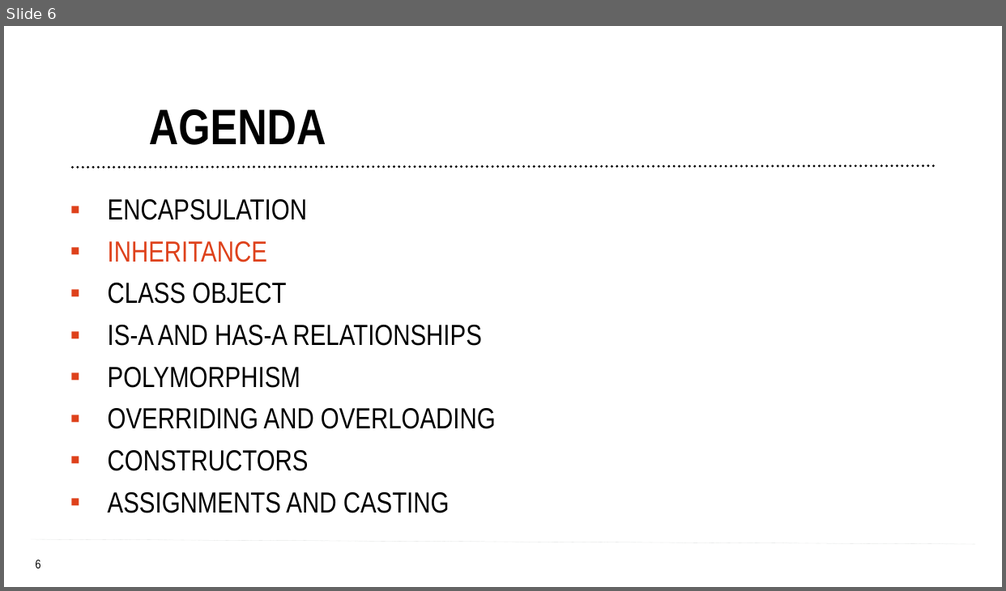
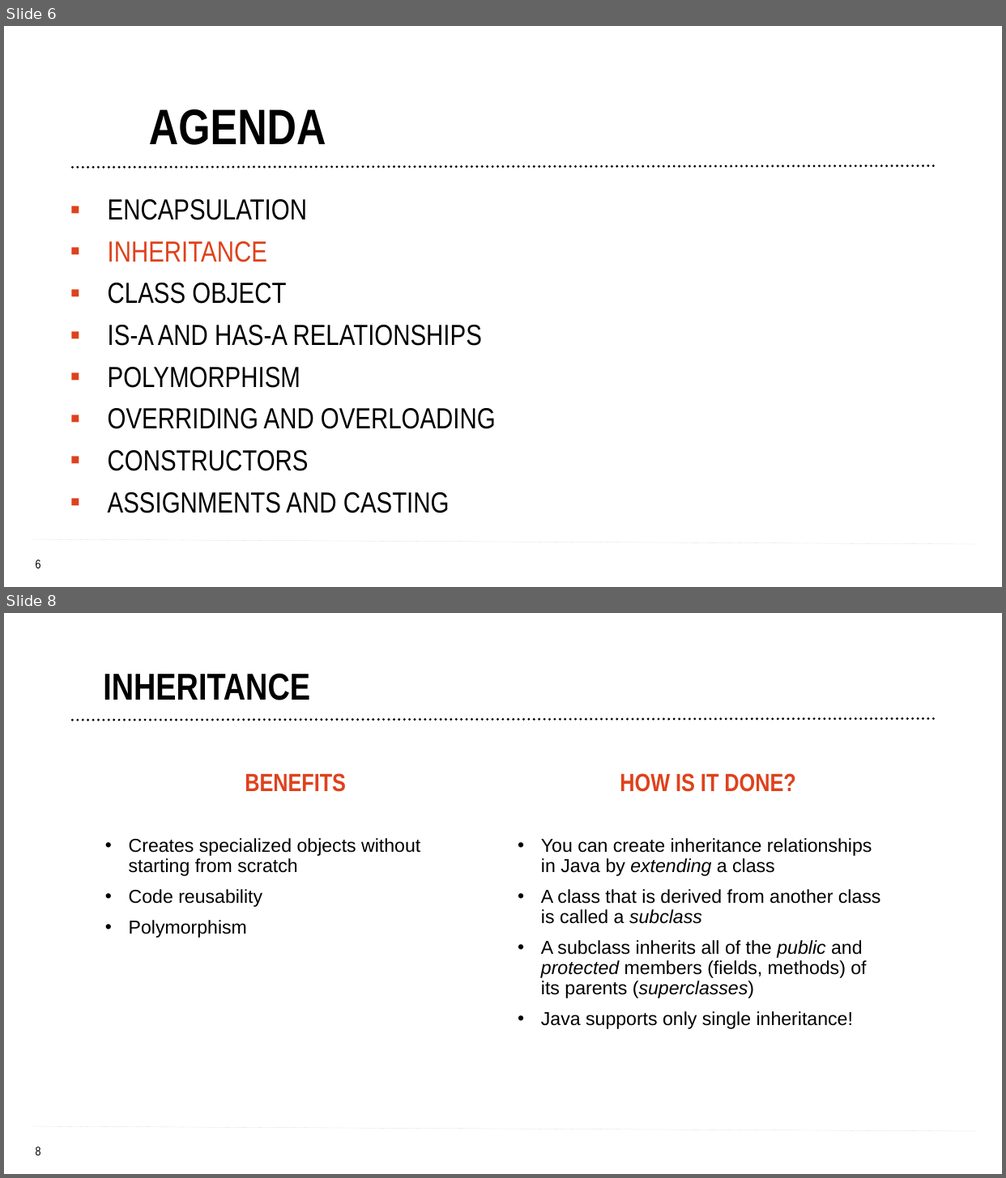
Before and after one commit to tamaradobrin/OOP2, a slide deck: OOP PART 2.pptx. Shown one above the other, each under a label of ours: slide 6 before the commit, slides 6 and 8 after it; the slides between them are not shown. The pictures are 1006x591 and 1006x1178 pixels, drawn with LibreOffice and Linux fonts; fonts in the diff are those of the drawing; background and template pictures are left out. Boxes give left, top, right and bottom in pixels: in the first picture for what was removed or moved away, otherwise in the second. Text is boxed around its words. In the diff, an @@ line names an element or a change of style, - is before the commit and + after.

```diff
--- a/OOP PART 2.pptx
+++ b/OOP PART 2.pptx
@@ slide 8 added at box(4, 613, 1002, 1174), background #FFFFFF; not listed: 2 template elements that a slide beside it also shows @@
@@ title added at box(103, 673, 310, 700), 36 pt, text #000000, bold @@
+INHERITANCE
@@ line added from (934, 718) to (70, 720), #000000 2.5 pt dashed @@
@@ text added at box(245, 773, 346, 792), 24 pt, text #DF411C, bold @@
+BENEFITS
@@ text added at box(620, 773, 795, 792), 24 pt, text #DF411C, bold @@
+HOW IS IT DONE?
@@ text added at box(129, 838, 420, 938), 18 pt, text #000000 @@
+• Creates specialized objects without starting from scratch
+• Code reusability
+• Polymorphism
@@ text added at box(541, 838, 881, 1029), 18 pt, text #000000 @@
+• You can create inheritance relationships in Java by extending a class
+• A class that is derived from another class is called a subclass
+• A subclass inherits all of the public and protected members (fields, methods) of its parents (superclasses)
+• Java supports only single inheritance!
@@ page number added at box(485, 881, 522, 906), 20 pt, text #FFFFFF @@
+8
```
Also in this commit, not shown: 2 slides changed, 22 other slides added, 17 other files.
